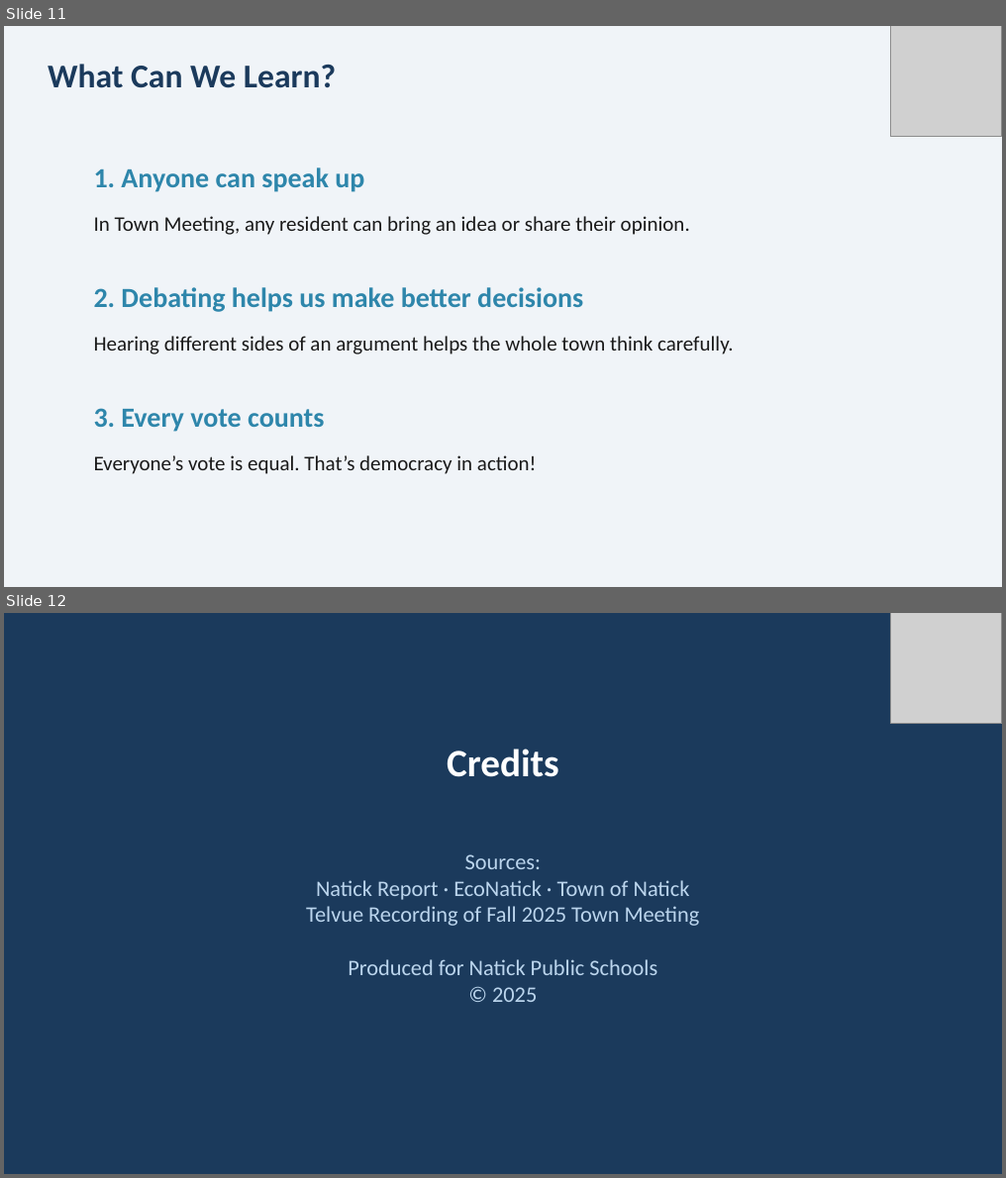
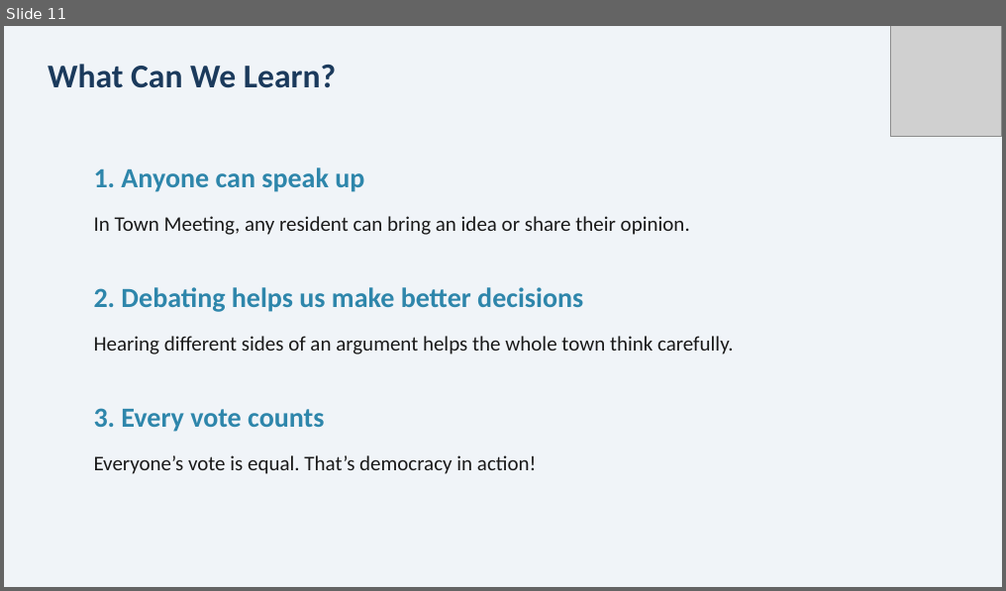
Before and after one commit to connectjeff/natick-curriculum, a slide deck: Town_Meeting_Video_Slides.pptx. Shown one above the other, each under a label of ours: slides 11 and 12 before the commit, slide 11 after it. The pictures are 1006x1178 and 1006x591 pixels, drawn with LibreOffice and Linux fonts; fonts in the diff are those of the drawing; grey boxes stand for pictures. Boxes give left, top, right and bottom in pixels: in the first picture for what was removed or moved away, otherwise in the second. Text is boxed around its words. In the diff, an @@ line names an element or a change of style, - is before the commit and + after.

```diff
--- a/Town_Meeting_Video_Slides.pptx
+++ b/Town_Meeting_Video_Slides.pptx
@@ slide 12 removed at [4,613,1002,1174], background #1B3A5C @@
@@ picture removed at [891,613,1002,724] @@
@@ text removed at [447,749,559,777] @@
-Credits
@@ text removed at [306,855,700,1002] @@
-Sources:
-Natick Report · EcoNatick · Town of Natick
-Telvue Recording of Fall 2025 Town Meeting
-Produced for Natick Public Schools
-© 2025
```
Also in this commit, not shown: 2 other files.
